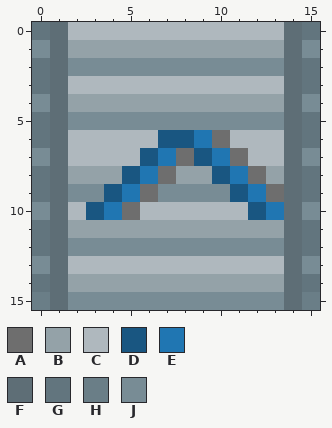
Pixel-art sprite: data/gfx/world-obj/basic-belt.png. The first picture shows the starting point.
The file is 16x16 pixels. Colours within 5 levels of each other are drawn and written as one.
Palette (. is transparent): A #6e6e6e  B #94a2a8  C #afb8be  D #195681  E #2076b2  F #5e6e76  G #62757e  H #6a7e87  J #788c95
New version:
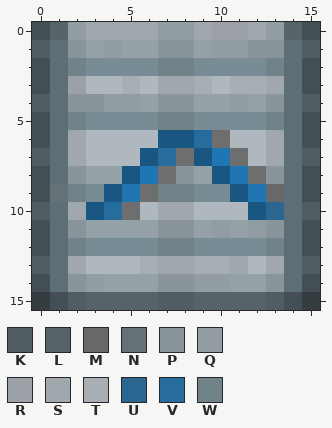
Colours new in this view: K #515d62  L #56646a  M #686868  N #657176  P #89959a  Q #919da2  R #9ba1a6  S #a0a7ad  T #a8afb4  U #2a668f  V #266c9c  W #718289
What changed:
colour G: #62757e -> #434f54
colour H: #6a7e87 -> #343c40
Changed rows in their new state; - is a pixel that keeps its letter.
first column x 0:
 0 -LQSSSSQQSRRSQL-
 1 K-P-Q--PP-QQPP-K
 2 --W----WW----W--
 3 --R--T-SST-TTS--
 4 K-PPQQ-PP--Q-P-K
 5 --W----WW----W--
 6 --S------V---S--
 7 K-S----V-----S-K
 8 --P-----P----P--
 9 -NW----WW----M--
10 K-S-V--SS----U-K
11 --P----PP-Q-QP--
12 --W----WW----W--
13 K-S---TSSTTS-S-K
14 --PQ---PPQQ--P--
15 -GKLLLLKKLLLLKG-
